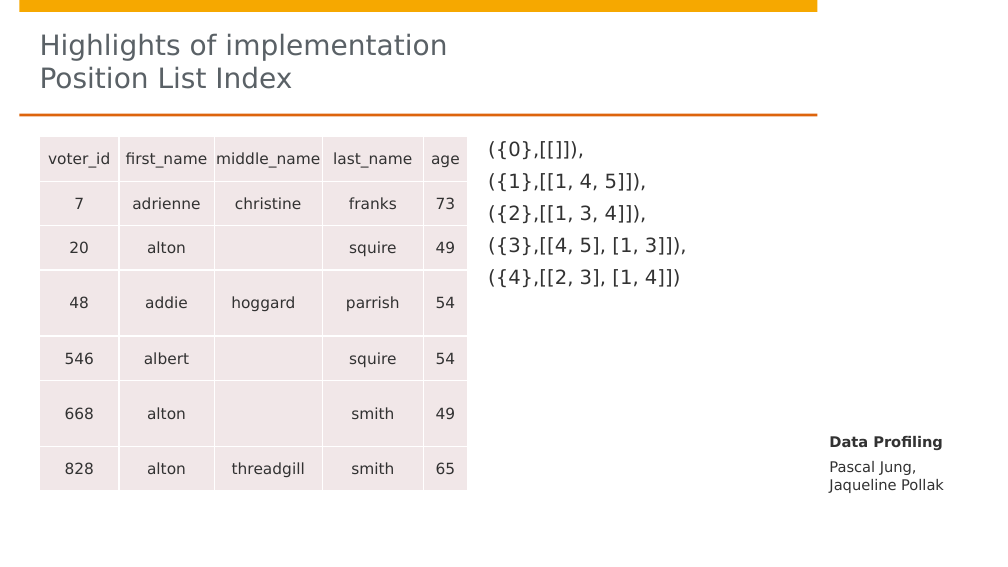
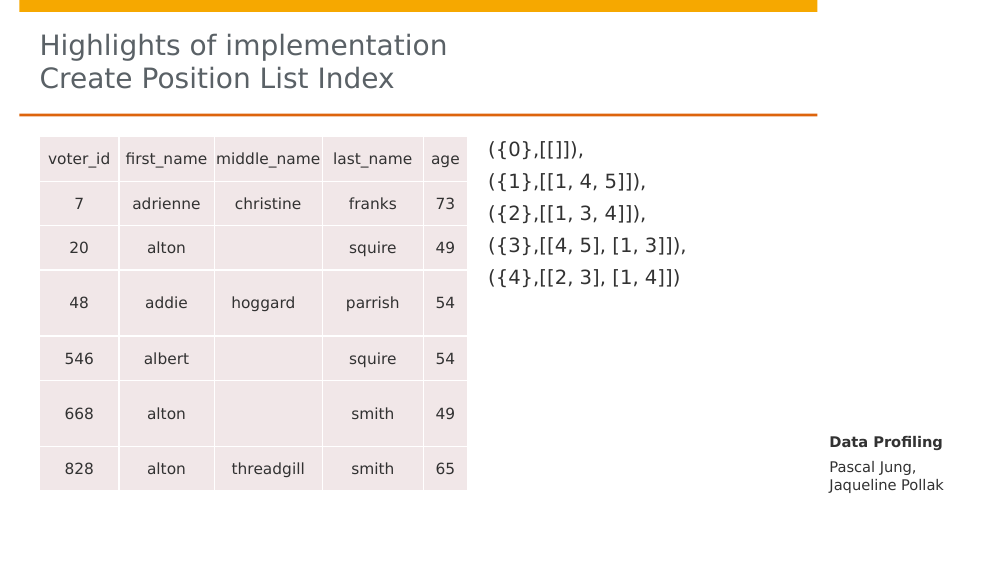
Before and after one commit to DBDA15/data-profiling, a slide deck: slide 17 of presentation.pptx (slide 16 before the commit). Drawn at 1008x567 pixels with LibreOffice and Linux fonts; fonts in the diff are those of the drawing; background and template pictures are left out. Boxes give left, top, right and bottom in pixels: in the first picture for what was removed or moved away, otherwise in the second. Text is boxed around its words. In the diff, an @@ line names an element or a change of style, - is before the commit and + after.

```diff
--- a/presentation.pptx
+++ b/presentation.pptx
@@ title at box(40, 33, 447, 89): text changed @@
-Highlights of implementation
-Position List Index
+Highlights of implementation
+Create Position List Index
```
Also in this commit, not shown: 10 other slides changed, 4 slides added, 2 slides removed.
